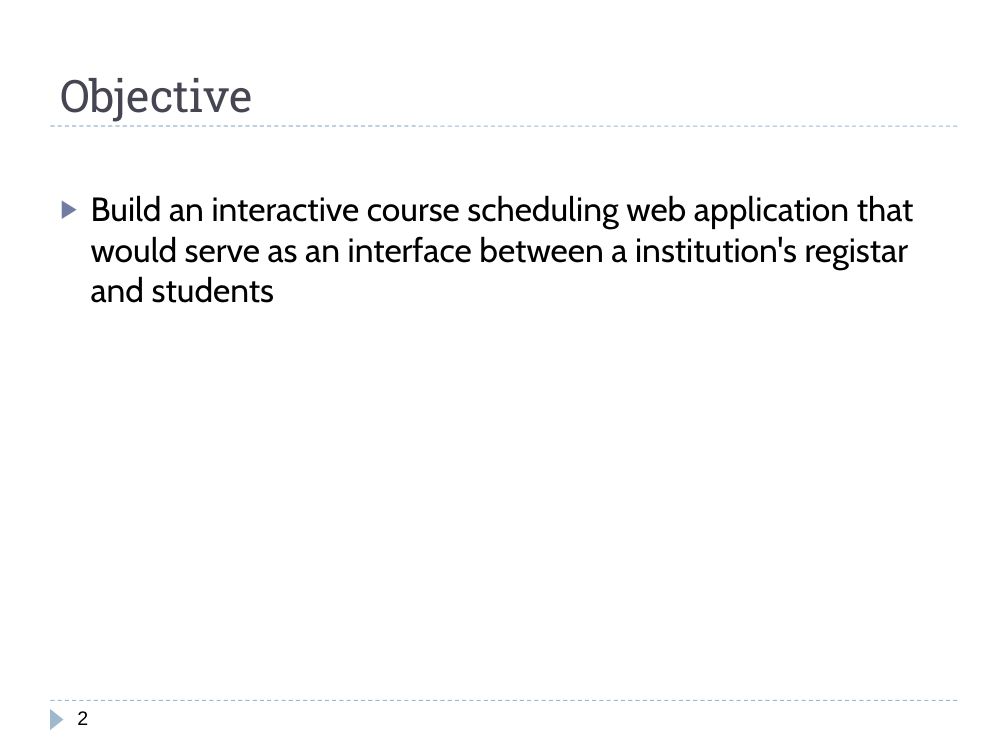
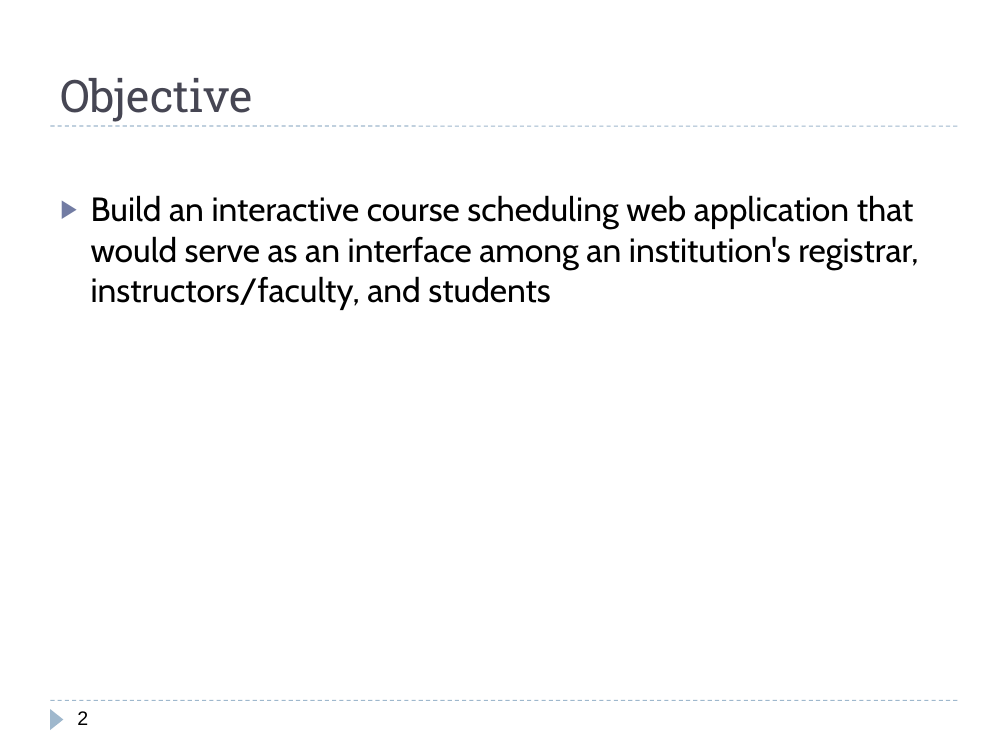
Before and after one commit to Polo08816/AdWebDevProjectRepo, a slide deck: slide 2 of Documents/Presentation.pptx. Drawn at 1008x756 pixels with LibreOffice and Linux fonts; fonts in the diff are those of the drawing. Boxes give left, top, right and bottom in pixels: in the first picture for what was removed or moved away, otherwise in the second. Text is boxed around its words. In the diff, an @@ line names an element or a change of style, - is before the commit and + after.

Commit message:
Updating again.

```diff
--- a/Documents/Presentation.pptx
+++ b/Documents/Presentation.pptx
@@ text at [91, 195, 918, 310]: text changed @@
-▶ Build an interactive course scheduling web application that would serve as an interface between a institution's registar and students
+▶ Build an interactive course scheduling web application that would serve as an interface among an institution's registrar, instructors/faculty, and students
```
Also in this commit, not shown: 5 other slides changed, 2 slides added, 6 slides removed.
